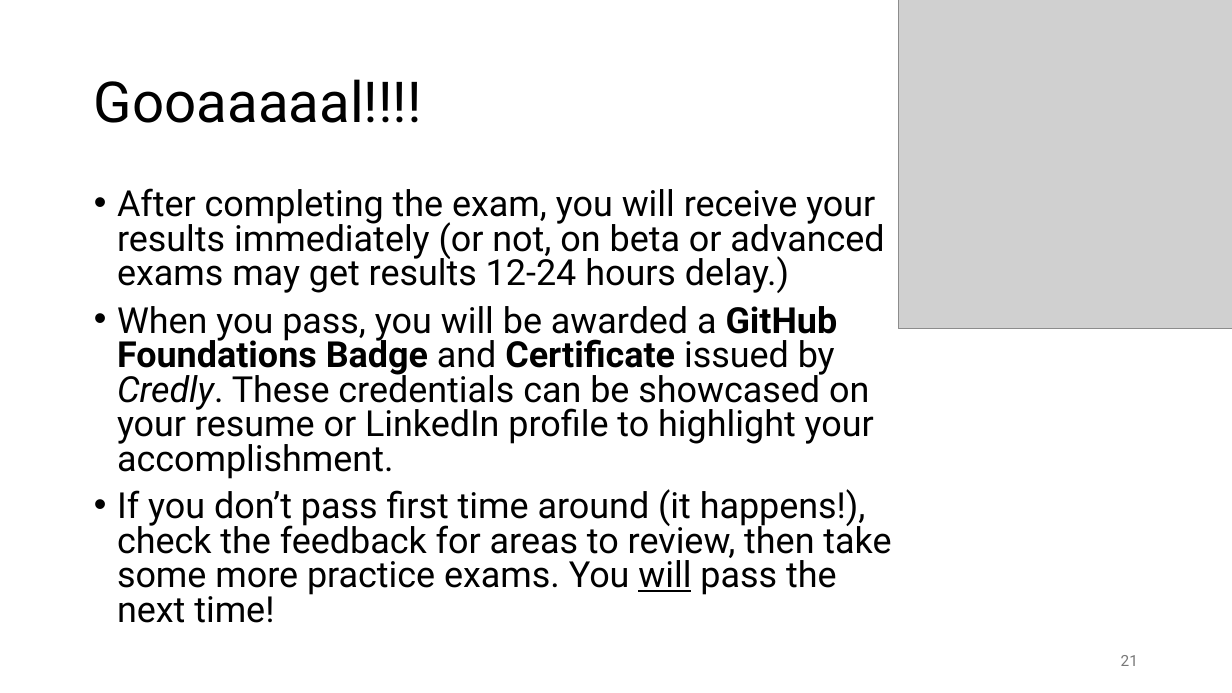
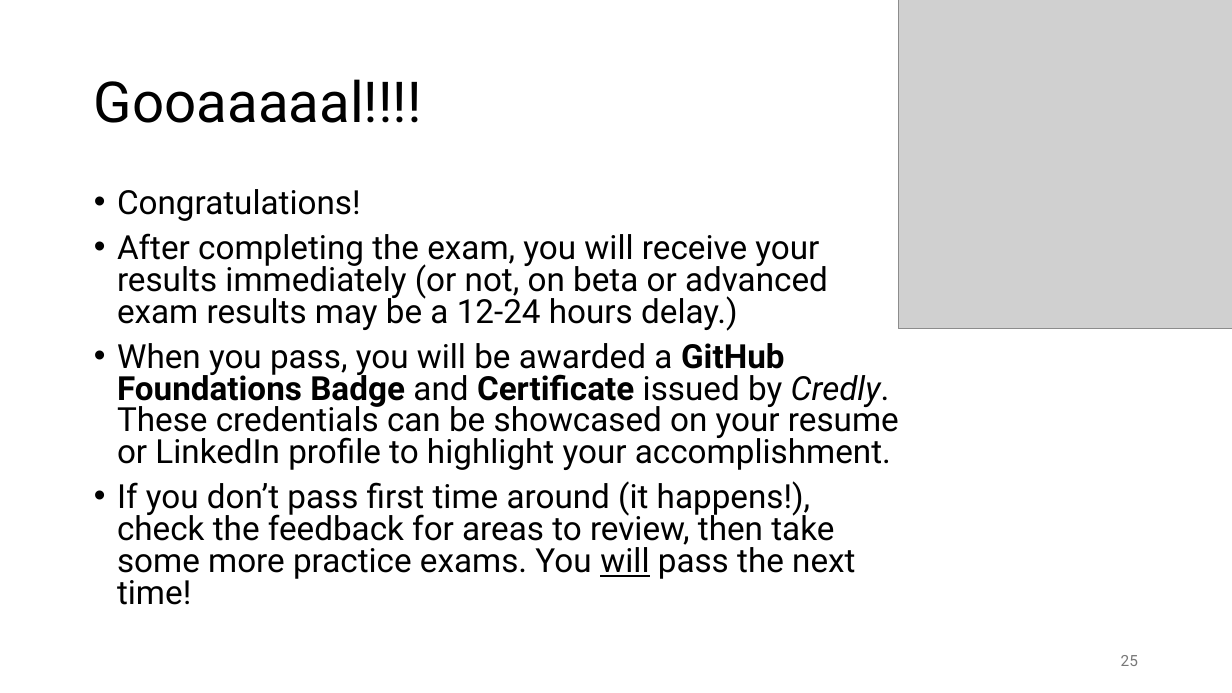
Before and after one commit to dan-pi/presentations, a slide deck: slide 25 of Dan’s Certification Journey - Part 1.pptx (slide 21 before the commit). Drawn at 1232x693 pixels with LibreOffice and Linux fonts; fonts in the diff are those of the drawing; grey boxes stand for pictures. Boxes give left, top, right and bottom in pixels: in the first picture for what was removed or moved away, otherwise in the second. Text is boxed around its words. In the diff, an @@ line names an element or a change of style, - is before the commit and + after.

Commit message:
v3

```diff
--- a/Dan’s Certification Journey - Part 1.pptx
+++ b/Dan’s Certification Journey - Part 1.pptx
@@ text at (117, 189, 828, 331): text changed; size 28 to 25.9 pt @@
-• After completing the exam, you will receive your results immediately (or not, on beta or advanced exams may get results 12-24 hours delay.)
+• Congratulations!
+• After completing the exam, you will receive your results immediately (or not, on beta or advanced exam results may be a 12-24 hours delay.)
@@ text at (117, 343, 899, 605): size 28 to 25.9 pt in "When you pass, you will be awarded ...", "If you don’t pass first time around ..." @@
@@ page number at (1121, 655, 1138, 666): text changed @@
-21
+25
```
Also in this commit, not shown: 4 slides added.
